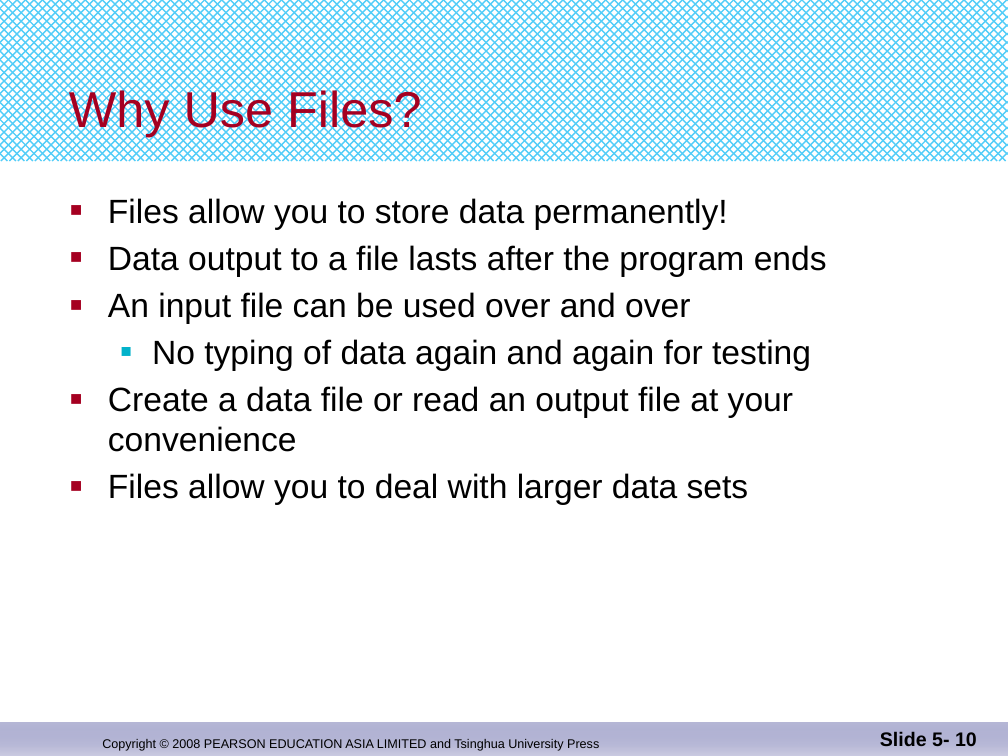
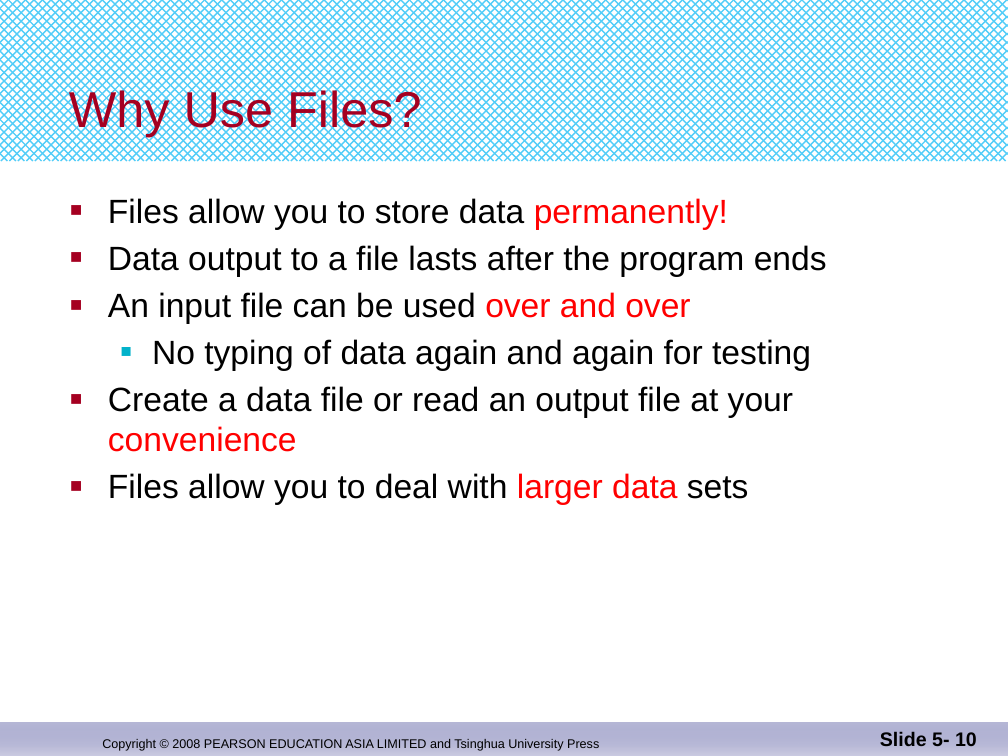
Before and after one commit to djuanbei/CPLUSPLUS, a slide deck: slide 10 of ppt/Chapter 6.pptx. Drawn at 1008x756 pixels with LibreOffice and Linux fonts; fonts in the diff are those of the drawing. Boxes give left, top, right and bottom in pixels: in the first picture for what was removed or moved away, otherwise in the second. Text is boxed around its words. In the diff, an @@ line names an element or a change of style, - is before the commit and + after.

```diff
--- a/ppt/Chapter 6.pptx
+++ b/ppt/Chapter 6.pptx
@@ text at (x1=108, y1=198, x2=793, y2=505): text colour #000000 to #FF0000 in "permanently!", "over and over", "convenience", "larger data" @@
```
Also in this commit, not shown: 3 other slides changed, 1 slide added, 2 slides removed.
